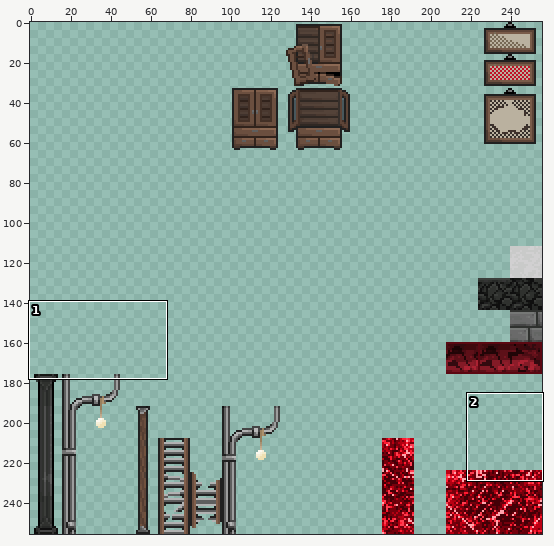
Sprite sheet: LudumDare48/Assets/Sprites/tile2.png. Above: a wide view before the commit, with the close-up outlined.
Close-up. Old version:
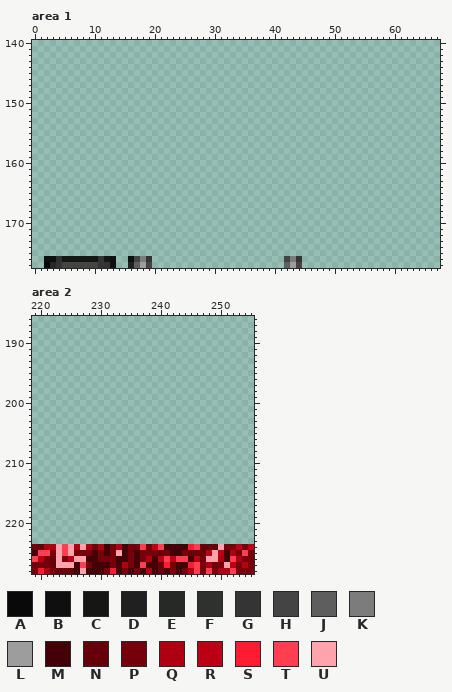
The file is 256x256 pixels. Colours within 5 levels of each other are drawn and written as one. Shown: area 1: x 0..67, y 140..177; area 2: x 219..255, y 186..228.
Palette (. is transparent): A #090909  B #0f0f0f  C #161715  D #202020  E #272927  F #2f312e  G #343434  H #444444  J #5e5e5e  K #7c7c7c  L #9d9d9d  M #430007  N #65000a  P #75000c  Q #af0011  R #bb0013  S #ff1b31  T #ff3e51  U #ffa3ac
Pixels before, area 1 (only the part around the change), first column x 0:
140 ..................................................................
141 ..................................................................
142 ..................................................................
143 ..................................................................
144 ..................................................................
145 ..................................................................
146 ..................................................................
147 ..................................................................
148 ..................................................................
149 ..................................................................
150 ..................................................................
151 ..................................................................
152 ..................................................................
153 ..................................................................
154 ..................................................................
155 ..................................................................
156 ..................................................................
157 ..................................................................
158 ..................................................................
159 ..................................................................
160 ..................................................................
161 ..................................................................
162 ..................................................................
163 ..................................................................
164 ..................................................................
165 ..................................................................
166 ..................................................................
167 ..................................................................
168 ..................................................................
169 ..................................................................
170 ..................................................................
171 ..................................................................
172 ..................................................................
173 ..................................................................
174 ..................................................................
175 ..................................................................
176 ..BBFCCCCCCGCB..BHKG......................HKG.....................
177 ..AEGHHHHHHGGB..DJLH......................JLH.....................
Pixels before, area 2, first column x 219:
224 PNQQUTUQUQPQMPQMPPTPRTMMMMSTNNNUPPRPR
225 MTTPUTUPPPMPMPUMPMPPPNPMMPNNNRURMQPTP
226 TRPNUPRUUMMPPPMMPMPQMRTRTTMRPUUQMTQPP
227 PPPNUUUMTPMMMPMQPMTMMNSPMMSTPQPPURPRP
228 PSQPNNNMUMMMPSMPMPMQMNMPMPQTPTPQQTPPP
And afterwards:
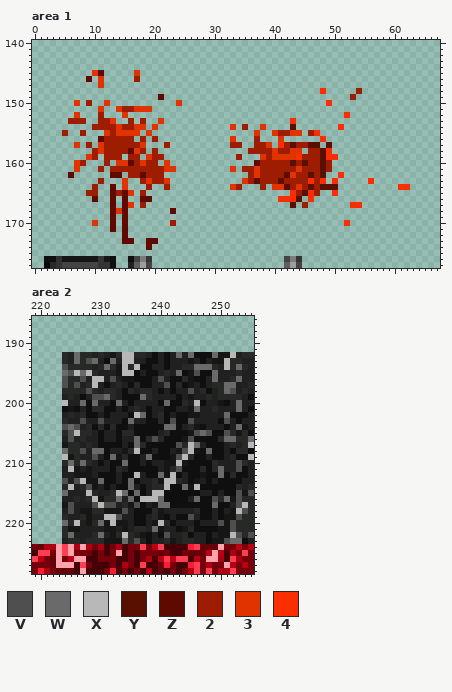
Colours new in this view: V #4f4f4f  W #6a6a6a  X #b8b8b8  Y #5a1000  Z #5f0900  2 #9e1d00  3 #e13300  4 #fa2e00
What changed:
Changed rows in their new state; - is an unchanged pixel.
Area 1:
first column x 5:
145 -----3Z-----3---------------------------------------------
146 ----Z-3-----2---------------------------------------------
147 ------3---------------------------------------------------
148 -------------------------------------------4-----2--------
149 ----------------Z-------------------------------2---------
150 --3-2--3-----------3------------------------4-------------
151 ------3--322333-------------------------------------------
152 --3---2---3------------------------------------4----------
153 -222--223--2-2--3---------------------4-------------------
154 -----222232233-3------------3-2--3----Y-------4-----------
155 2--2---323333-3-----------------3--32233-24---------------
156 ------Z22222-2-2------------3---2---3------4--------------
157 --3-2-32222223---2----------22--223-42Y22YY-Y-------------
158 -----232222Z32-2---------------222232233-22Y4-------------
159 ----32-222-22-322------------2---3233334222Y44------------
160 --32---2-33Z2322-3--------------Z22222Y2Y22Y2-------------
161 --3---2-22222222233---------3-2232222223222Y2-------------
162 -Z------ZZ-22Z222--------------232222Z322Y2Y--4-----------
163 ------2---3--23223------------32Y222Y2222424-4-----4------
164 -----2--Z-3---2--2----------32---2-33Z232Y2YYY----------44
165 ----22--Z2Z3-2------------------------42Y42--4------------
166 -----Z--Z-Z--ZZ---------------------444Y-4----------------
167 --------Z-Z3-2------------------------Y-2-------44--------
168 --------Z3Z-------Z---------------------------------------
169 --------Z-Z-----------------------------------------------
170 -----3--Z-Z-------2----------------------------4----------
171 --------Z-Z-----------------------------------------------
172 ----------Z-----------------------------------------------
173 ----------ZZ--ZZ------------------------------------------
174 --------------Z-------------------------------------------
Area 2:
first column x 224:
192 EDWEEDEDCEXXEEDBDBDWDWBBBWCCXDEE
193 EDWEVWDBWDXXDDBBDBDDDCDBDCCXEEDD
194 VEEEEDEWECXEXBBDDBDDEEWWWEDXEWED
195 WVXWXEDDDCXXBDBBDEDWBCVBBWDDDEDD
196 VEEVDXXDVDCCBBBDVDBBECBBDWDDEWDD
197 VEVDEXDBDEDBEBBDDVBEBCDBDEEWWDDE
198 EEEEVEDEEDBEDEEDBDBDDVDEBDEWVDED
199 DEDBDVVWEDBBBWEDDDDBDCDDEDEEEEDB
200 XDDWBWDDBWDBDDDDBWBBEDXBDDCBDWDD
201 BCBDBEEBBDBDEDBDDBBDDCWDDEDDDWDB
202 DEDEBBDBDDDBXWBDEBDBBCCDDDDWBBBD
203 EDDVDDVDDDBWDDBBEBVBBVDDDDBVDBDD
204 VWVDEBEBEBBDBBBBBWWBDECBDDDBDWCD
205 EVXEEDBDDBEEBBBBDEBBBCVWVBBVECEB
206 DVDEDDBDDBDDWBEVEBBBCVBBBBEWWEEW
207 CEEDEDBBBBDBWEBBBBBVEXWDBBBDEDEX
208 WEEVDWWBDDCEXBBDBBDCVXCBWBBDBEEB
209 XCEDDVDBWCEBBDWBBBCVXEBBDBBDEBBX
210 EWEWEDBDBBWBBDBDDCCXCBBBBEDDDVED
211 DXCDCDDDBEDBBBBBDCEVBBBEBEWDDVBD
212 DDCCCDBBBDBBXDBBWCXBDBBCBBWBEBBD
213 VDVXCCWBBDBWBDDECXXEDBCDBDBBBBDD
214 EXDEVCDBDBBWDBDEEXBBWCXBBBBBBEDE
215 WDDDXEDDEXWBWBDXXBBBBBBDDBDBBVCV
216 DDEDEXCEEWDWBXXXWBBBBDWBBVEWCVEE
217 CVDDDVXVVDECVBDCWWBBBBBBBWBBDVXE
218 DVDCCEECCCVDBBBECDDDDDEBBDBDCXVE
219 EDDECDDXXVDDBBDECBDBBVDBBDBCCVEE
220 WEXDCEWCXCCDBBDCXEBDDDBDDDVCVEEE
221 ECCDDDDCCDCDEEDWCDDBCEBBBBCCVEEE
222 EWDDDEWDCEXEDCBDBVDDEBDDBDCCXVEV
223 DEEDEEECCCWEVDBDDECDEEDDBCCVWWBD
Boxes around the changes in both close-ups, in picture pixels (x1, y1, x2, y2):
added: (62, 70, 182, 250)
added: (230, 88, 374, 226)
added: (398, 184, 410, 190)
added: (62, 352, 254, 544)
